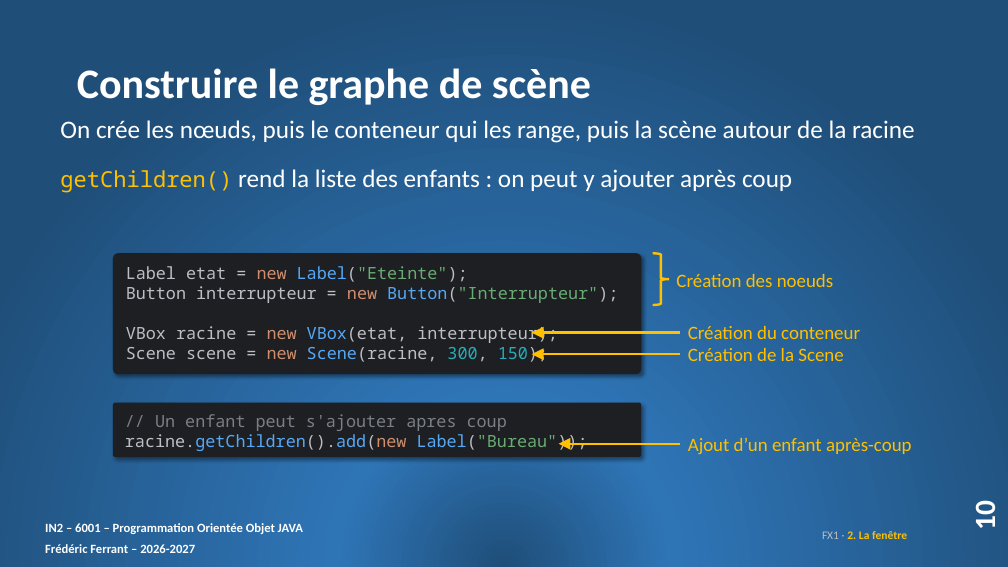
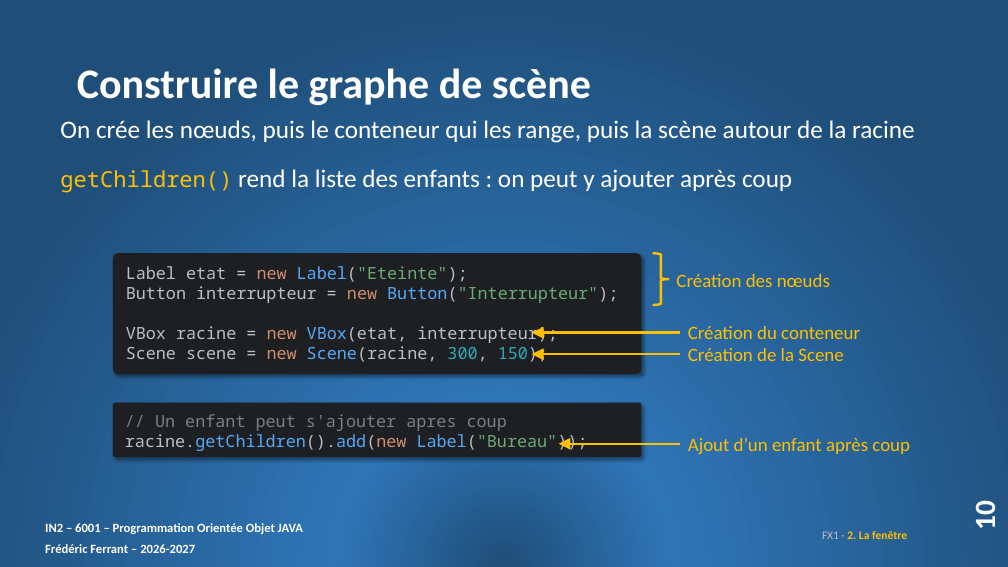
Before and after one commit to ferrantbe/ExercicesJavaClaude, a slide deck: slide 10 of _slides/remanies/14. FX1_slides.pptx. Drawn at 1008x567 pixels with LibreOffice and Linux fonts; fonts in the diff are those of the drawing. Boxes give left, top, right and bottom in pixels: in the first picture for what was removed or moved away, otherwise in the second. Text is boxed around its words. In the diff, an @@ line names an element or a change of style, - is before the commit and + after.

```diff
--- a/_slides/remanies/14. FX1_slides.pptx
+++ b/_slides/remanies/14. FX1_slides.pptx
@@ text at (676,274,830,287): text changed @@
-Création des noeuds
+Création des nœuds
@@ text at (688,438,910,454): text changed @@
-Ajout d’un enfant après-coup
+Ajout d’un enfant après coup
```
Also in this commit, not shown: 3 other slides changed.
